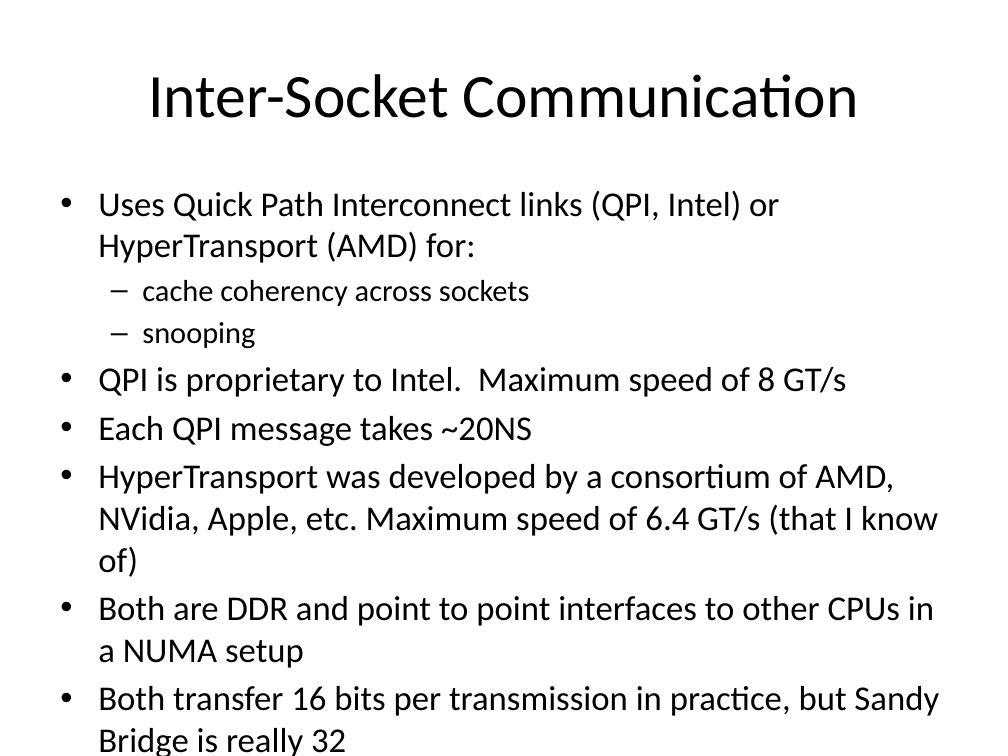
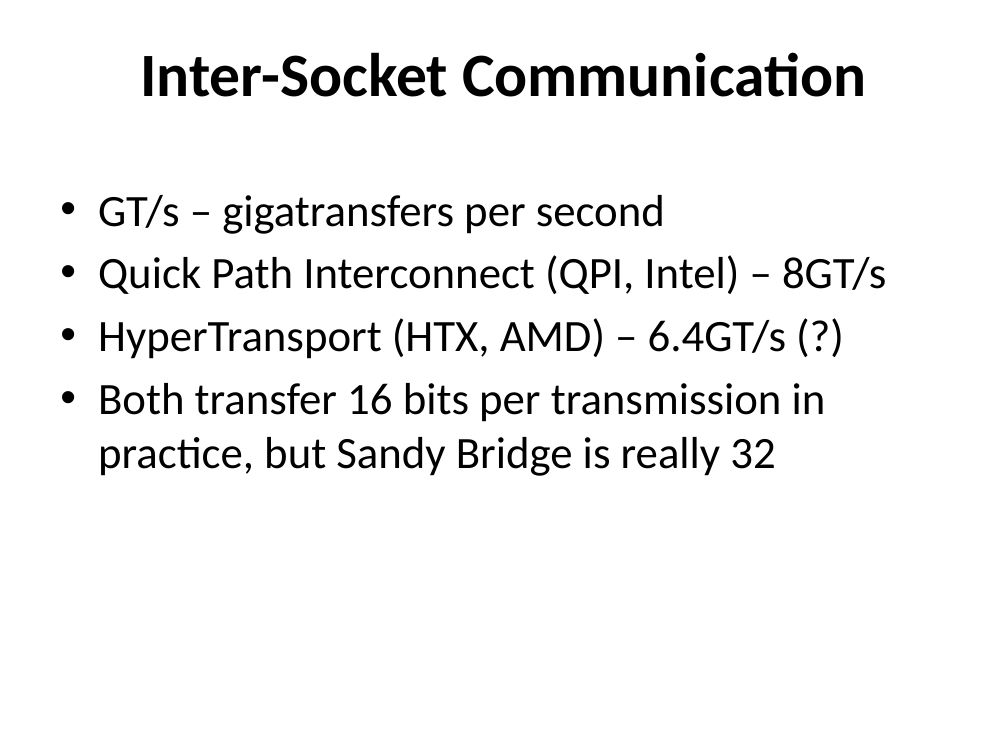
Before and after one commit to jamie-allen/cpu_caches, a slide deck: slide 15 of cpu_caches.pptx (slide 25 before the commit). Drawn at 1008x756 pixels with LibreOffice and Linux fonts; fonts in the diff are those of the drawing; background and template pictures are left out. Boxes give left, top, right and bottom in pixels: in the first picture for what was removed or moved away, otherwise in the second. Text is boxed around its words. In the diff, an @@ line names an element or a change of style, - is before the commit and + after.

```diff
--- a/cpu_caches.pptx
+++ b/cpu_caches.pptx
@@ title "Inter-Socket Communication" at (140,52,866,97): bold on; vertical alignment middle to top @@
@@ text at (98,195,886,359): text changed; size 24.8 to 32 pt @@
-• Uses Quick Path Interconnect links (QPI, Intel) or HyperTransport (AMD) for:
-  – cache coherency across sockets
-  – snooping
-• QPI is proprietary to Intel. Maximum speed of 8 GT/s
-• Each QPI message takes ~20NS
-• HyperTransport was developed by a consortium of AMD, NVidia, Apple, etc. Maximum speed of 6.4 GT/s (that I know of)
-• Both are DDR and point to point interfaces to other CPUs in a NUMA setup
+• GT/s – gigatransfers per second
+• Quick Path Interconnect (QPI, Intel) – 8GT/s
+• HyperTransport (HTX, AMD) – 6.4GT/s (?)
@@ text at (98,383,826,476): size 24.8 to 32 pt in "Both transfer 16 bits per transmission in ..."; more space between paragraphs @@
```
Also in this commit, not shown: 35 other slides changed, 8 slides added, 4 slides removed, 1 other file.
